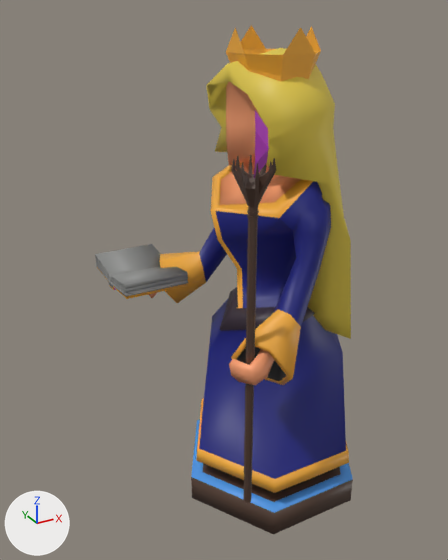
The glTF model assets/modelos/piezas/pieza5B.glb, before and after one commit.
Before and after are seen from a 50 mm lens placed at (-1.66, -2.46, 2.52), pointed at (-0.23, 0.13, 1.23). The axes (+X, +Y, +Z) are drawn at lower left. The lights are the same throughout. The first picture is the older version. Vertices at exactly the same position are counted once.

The first picture shows 'Cubo.884', 'Cubo.885', 'Círculo.032', 'Círculo.033', 'Círculo.034'.
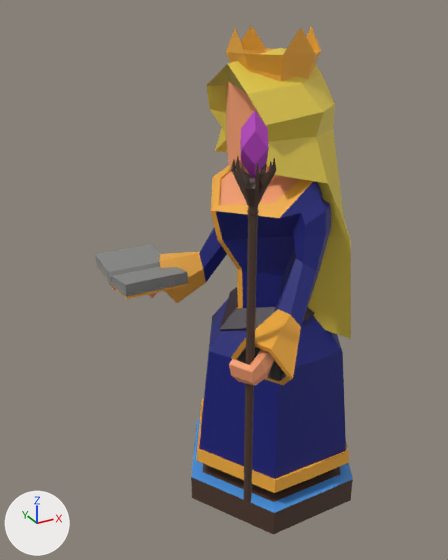
Diff of the bpy script that builds the scene:
```diff
--- a/assets/modelos/piezas/pieza5B.glb.py
+++ b/assets/modelos/piezas/pieza5B.glb.py
@@ me_cubo_094 @@
 # used by ob_cubo_884; location = (0.0, 0.0, 0.0)
-me_cubo_094.from_pydata(...)  # 7 vertices, 6 faces; spans x -0.477..-0.409, y -0.566..-0.497, z 1.927..2.184
+me_cubo_094.from_pydata(...)  # 48 vertices, 92 faces; spans x -0.519..-0.386, y -0.565..-0.428, z 1.93..2.182
+# me_cubo_094 part 1: the whole mesh is rebuilt
 me_cubo_094.materials.append(mat_todo_plano)
@@ me_círculo_034 @@
 me_círculo_034.from_pydata(...)  # 469 vertices, 930 faces; spans x -0.54..0.51, y -0.64..0.65, z 0.0..2.36
 # used by ob_círculo_032; location = (0.0, 0.0, 0.0)
+# me_círculo_034 part 2: 193 of the faces centred in x -0.4..0.34, y -0.55..0.57, z 1.03..1.94 are now shaded flat
+# me_círculo_034 part 3: 145 of the faces centred in x -0.43..0.43, y -0.44..0.44, z 0.0..0.72 are now shaded flat
 me_círculo_034.materials.append(mat_todo_plano)
```

Where the change shows, as pixel boxes (x1, y1, x2, y2) in the pictures (448 x 560 px):
'Cubo.884', reshaped (88% wider)
    before: (254, 111, 269, 178)
    after: (240, 111, 269, 178)
part 2 of me_círculo_034, shading changed
    both: (210, 128, 351, 381)
part 3 of me_círculo_034, shading changed
    both: (191, 343, 353, 534)
